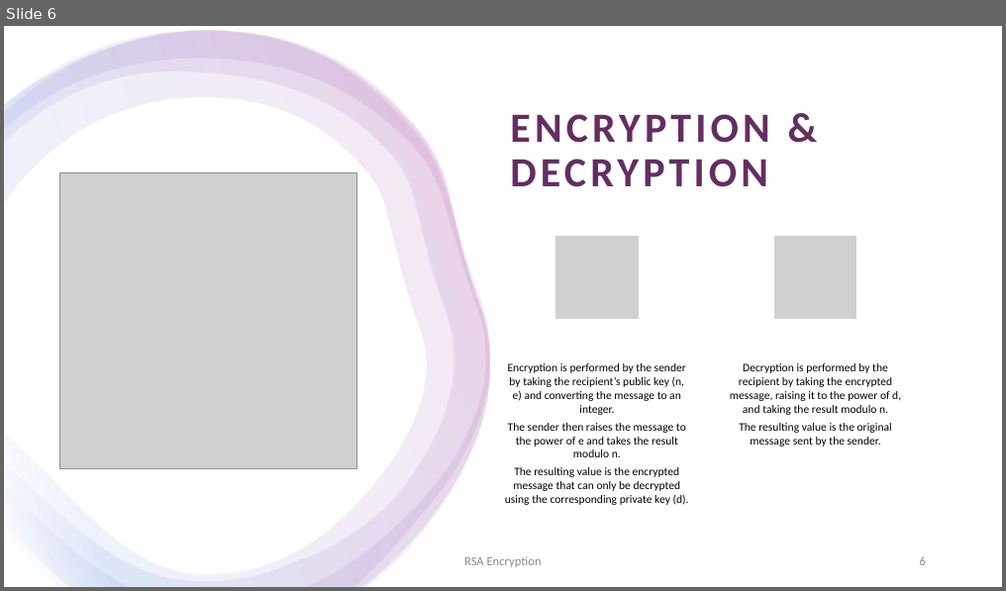
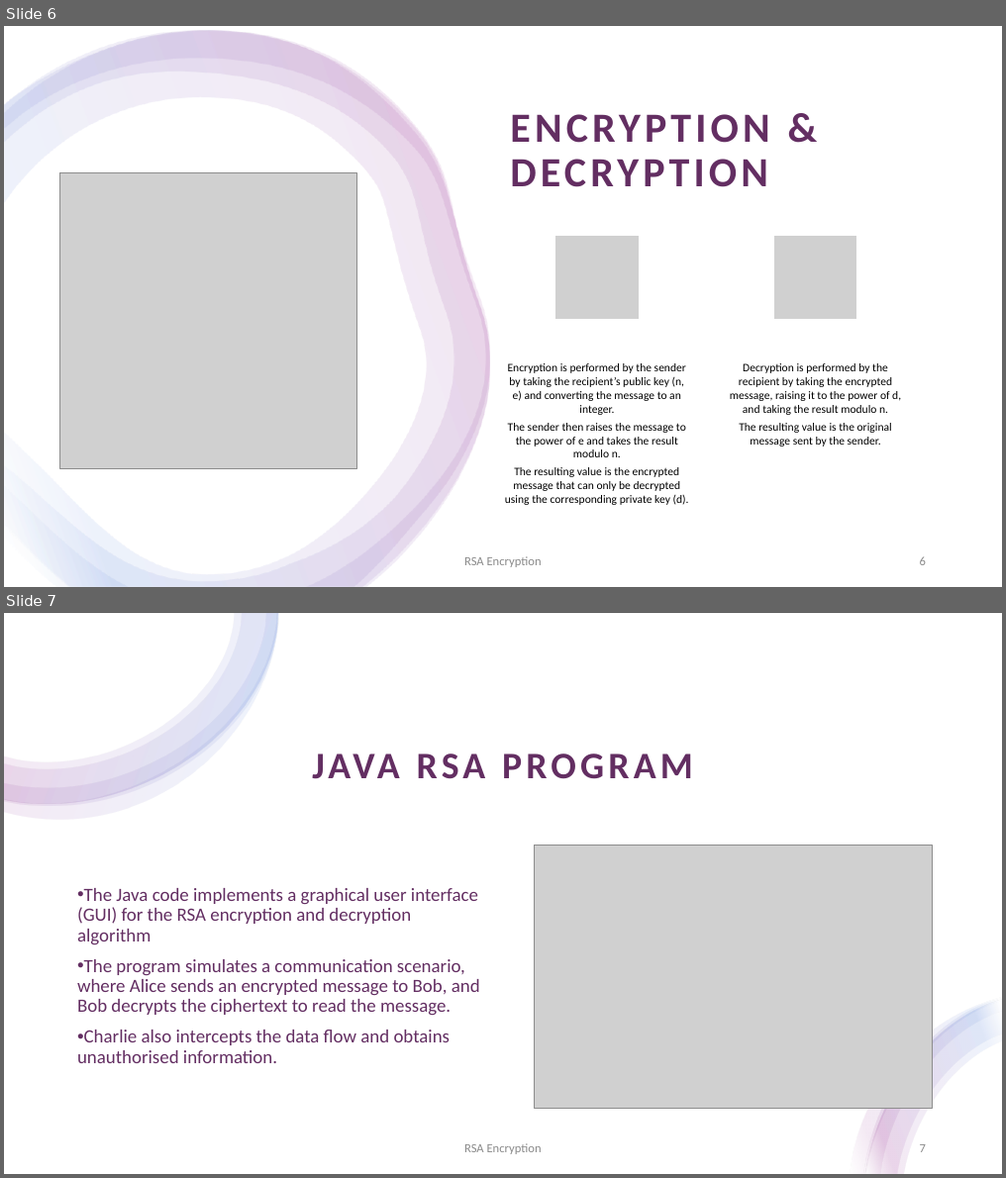
Before and after one commit to tpmcaloon/University, a slide deck: SecurityAndEncryption/RSAEncryptionPresentation.pptx. Shown one above the other, each under a label of ours: slide 6 before the commit, slides 6 and 7 after it. The pictures are 1006x591 and 1006x1178 pixels, drawn with LibreOffice and Linux fonts; fonts in the diff are those of the drawing; grey boxes stand for pictures. Boxes give left, top, right and bottom in pixels: in the first picture for what was removed or moved away, otherwise in the second. Text is boxed around its words. In the diff, an @@ line names an element or a change of style, - is before the commit and + after.

Commit message:
Security & Encryption Presentation and Assignment

```diff
--- a/SecurityAndEncryption/RSAEncryptionPresentation.pptx
+++ b/SecurityAndEncryption/RSAEncryptionPresentation.pptx
@@ slide 7 added at [4,613,1002,1174], background #FFFFFF; not listed: 1 template element that a slide beside it also shows @@
@@ rectangle added at [4,613,1002,1174], fill #FFFFFF @@
@@ group added at [4,613,279,820]: 4 freeform shapes @@
@@ title added at [116,754,399,976], 36 pt, text #632E62, bold @@
+JAVA RSA PROGRAM
@@ picture added at [535,845,933,1109] @@
@@ text added at [77,888,480,1063], 18 pt, text #632E62 @@
+• The Java code implements a graphical user interface (GUI) for the RSA encryption and decryption algorithm
+• The program simulates a communication scenario, where Alice sends an encrypted message to Bob, and Bob decrypts the ciphertext to read the message.
+• Charlie also intercepts the data flow and obtains unauthorised information.
@@ group added at [849,998,1002,1174]: 4 freeform shapes @@
@@ text added at [464,1144,542,1155], 12 pt, text #8C8C8C @@
+RSA Encryption
@@ page number added at [920,1145,926,1153], 12 pt, text #8C8C8C @@
+7
```
Also in this commit, not shown: 2 slides changed, 10 other slides added, 5 slides removed, 2 other files.
